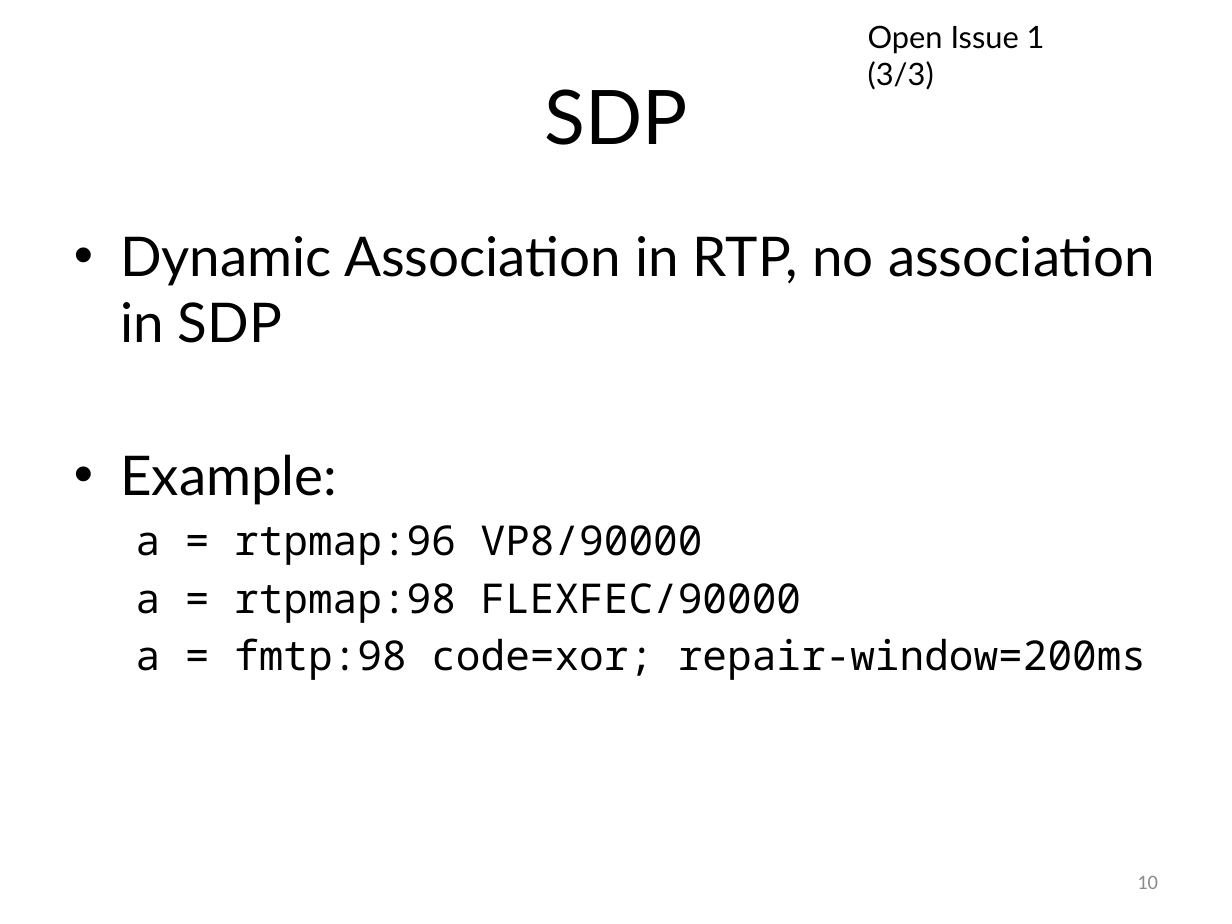
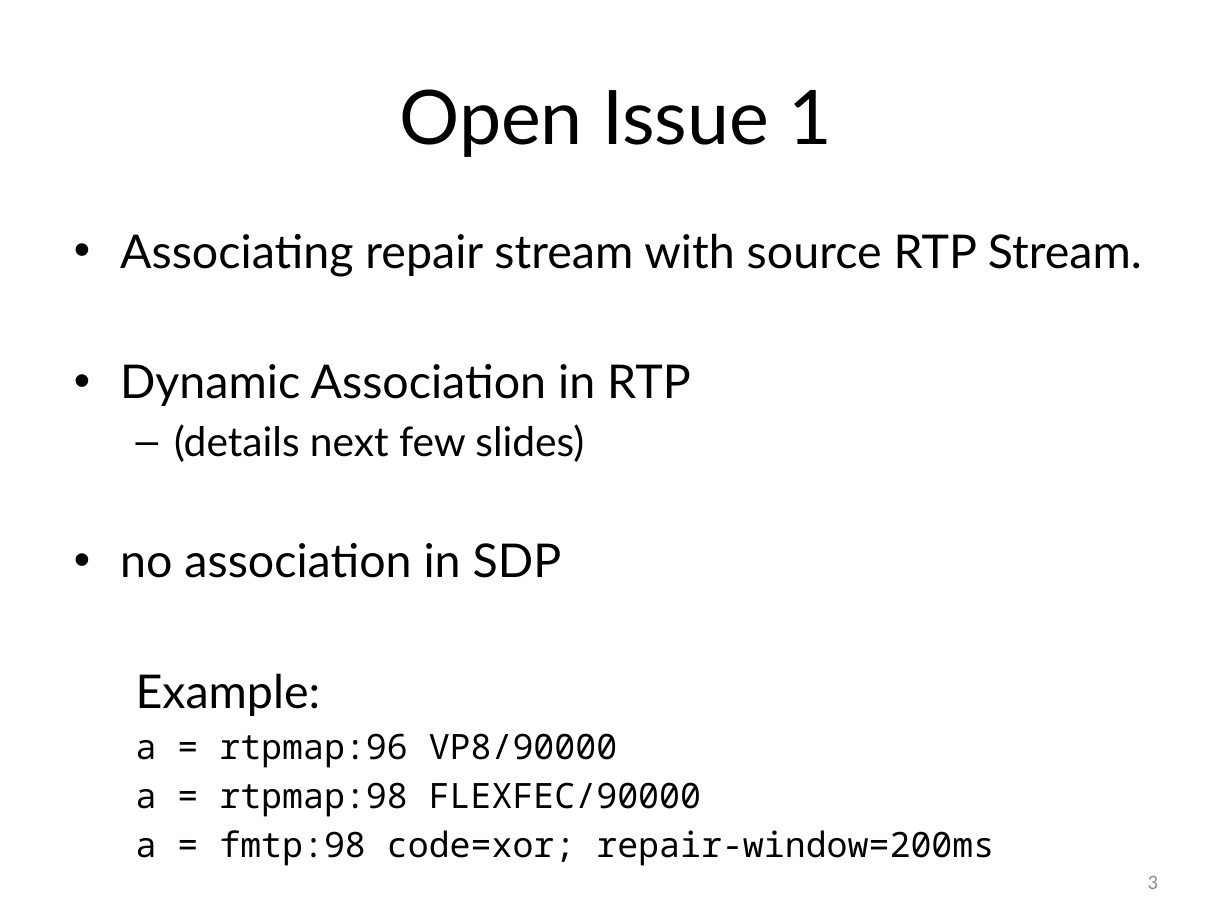
Before and after one commit to vr000m/payload-1d2d-parity-fec, a slide deck: slide 3 of 1d2d/presentations/92-payload-flexible-fec.pptx (slide 10 before the commit). Drawn at 1232x924 pixels with LibreOffice and Linux fonts; fonts in the diff are those of the drawing. Boxes give left, top, right and bottom in pixels: in the first picture for what was removed or moved away, otherwise in the second. Text is boxed around its words. In the diff, an @@ line names an element or a change of style, - is before the commit and + after.

Commit message:
updated fec slides

```diff
--- a/1d2d/presentations/92-payload-flexible-fec.pptx
+++ b/1d2d/presentations/92-payload-flexible-fec.pptx
@@ text removed at [868, 25, 1045, 90] @@
-Open Issue 1 (3/3)
@@ title at [400, 89, 832, 157]: text changed @@
-SDP
+Open Issue 1
@@ text at [120, 233, 1142, 578]: text changed; size 32 to 27.2 pt @@
-• Dynamic Association in RTP, no association in SDP
+• Associating repair stream with source RTP Stream.
+• Dynamic Association in RTP
+  – (details next few slides)
+• no association in SDP
@@ text at [136, 673, 994, 866]: size 32 to 27.2 pt in "Example:"; size 24 to 20.4 pt in "a = rtpmap:96 VP8/90000", "a = rtpmap:98 FLEXFEC/90000", "a = fmtp:98 code=xor; repair-window=200ms"; bullet • to none @@
@@ page number at [1148, 876, 1158, 889]: text changed @@
-10
+3
```
Also in this commit, not shown: 5 other slides changed, 1 slide removed, 1 other file.
